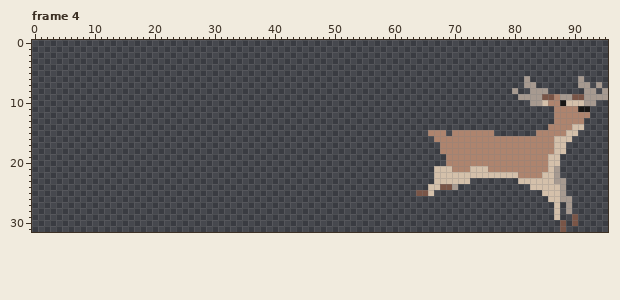
Edited in one commit: animated GIF sprite (sprite/animal/deer/preview.gif). Above is the file before it was changed.
The file is 96x32 pixels, 4 frames. Shown: frame 4. The commit also changed other frames, which this record leaves out.
The result:
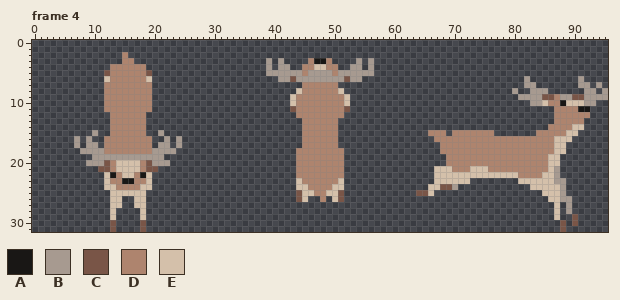
Palette (. is transparent): A #191715  B #a79a90  C #795547  D #ae846e  E #d4c0aa
The exact change:
Frame 4:
Colour A now appears in row 3 at x 47 to 48; in row 22 at x 13 and 18; in row 23 at x 15 to 16.
Colour B now appears in row 3 at x 39, 41, 54 and 56; in row 4 at x 39, 41 to 42, 53 to 54 and 56; in row 5 at x 39 to 44, 46 to 49 and 51 to 56; in row 6 at x 41 to 42, 44 to 51 and 53 to 54; in row 15 at x 10 and 21; in row 16 at x 7, 9, 22 and 24.
Colour B now appears in row 17 at x 7, 9 to 10, 21 to 22 and 24; in row 18 at x 8 to 11 and 20 to 23; in row 19 at x 10 to 21; in row 20 at x 9 to 11 and 20 to 22.
Colour C now appears in row 5 at x 12 and 19; in row 6 at x 43 and 52; in row 11 at x 43 and 52; in row 20 at x 12 and 19; in row 21 at x 11 to 12 and 19 to 20; in rows 25 to 26 at x 44 and 51.
Colour C now appears in rows 30 to 31 at x 13 and 18.
Colour D now appears in row 2 at x 15; in row 3 at x 15 to 16, 46 and 49; in row 4 at x 13 to 18, 45 to 46 and 49 to 50; in row 5 at x 13 to 18, 45 and 50; in row 6 at x 13 to 18; in rows 7 to 8 at x 12 to 19 and 45 to 50.
Colour D now appears in rows 9 to 11 at x 12 to 19 and 44 to 51; in row 12 at x 13 to 18 and 44 to 51; in rows 13 to 15 at x 13 to 18 and 45 to 50; in rows 16 to 17 at x 12 to 19 and 45 to 50; in row 18 at x 12 to 19 and 44 to 51; in row 19 at x 44 to 51.
Colour D now appears in rows 20 to 21 at x 13, 18 and 44 to 51; in row 22 at x 14, 17 and 44 to 51; in row 23 at x 13 to 14, 17 to 18 and 45 to 50; in row 24 at x 14 to 17 and 46 to 49; in row 25 at x 47 to 48; in row 26 at x 48.
Colour E now appears in row 4 at x 47 to 48; in row 6 at x 12 and 19; in row 8 at x 44 and 51; in rows 9 to 10 at x 43 and 52; in rows 20 to 21 at x 14 to 17; in row 22 at x 12, 15 to 16 and 19.
Colour E now appears in row 23 at x 12, 19, 44 and 51; in row 24 at x 12 to 13, 18 to 19, 44 to 45 and 50 to 51; in row 25 at x 13 to 18, 45 to 46 and 49 to 50; in row 26 at x 13 to 14, 17 to 18, 45 and 50; in row 27 at x 13 to 14 and 17 to 18; in rows 28 to 29 at x 13 and 18.
